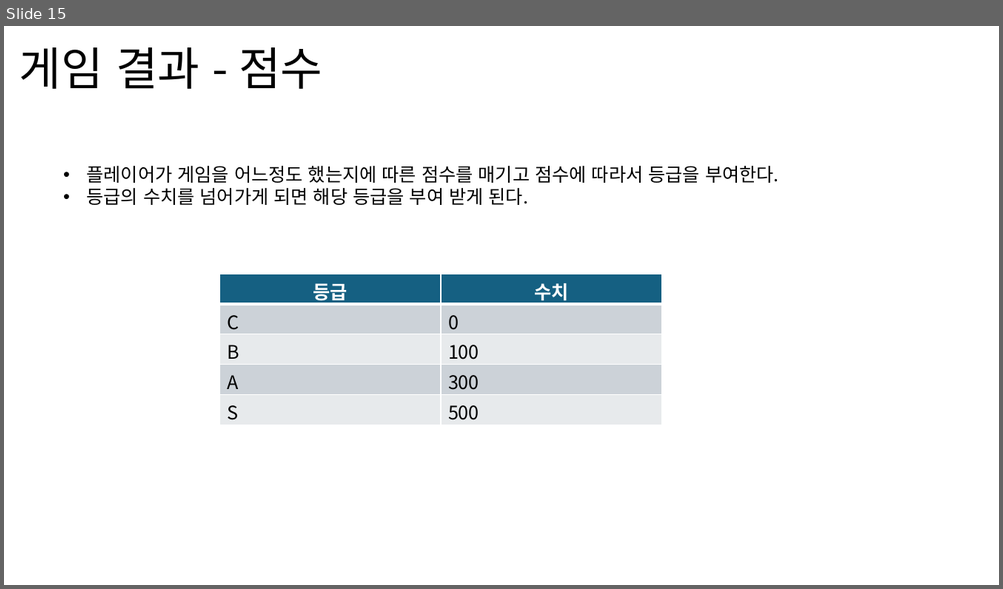
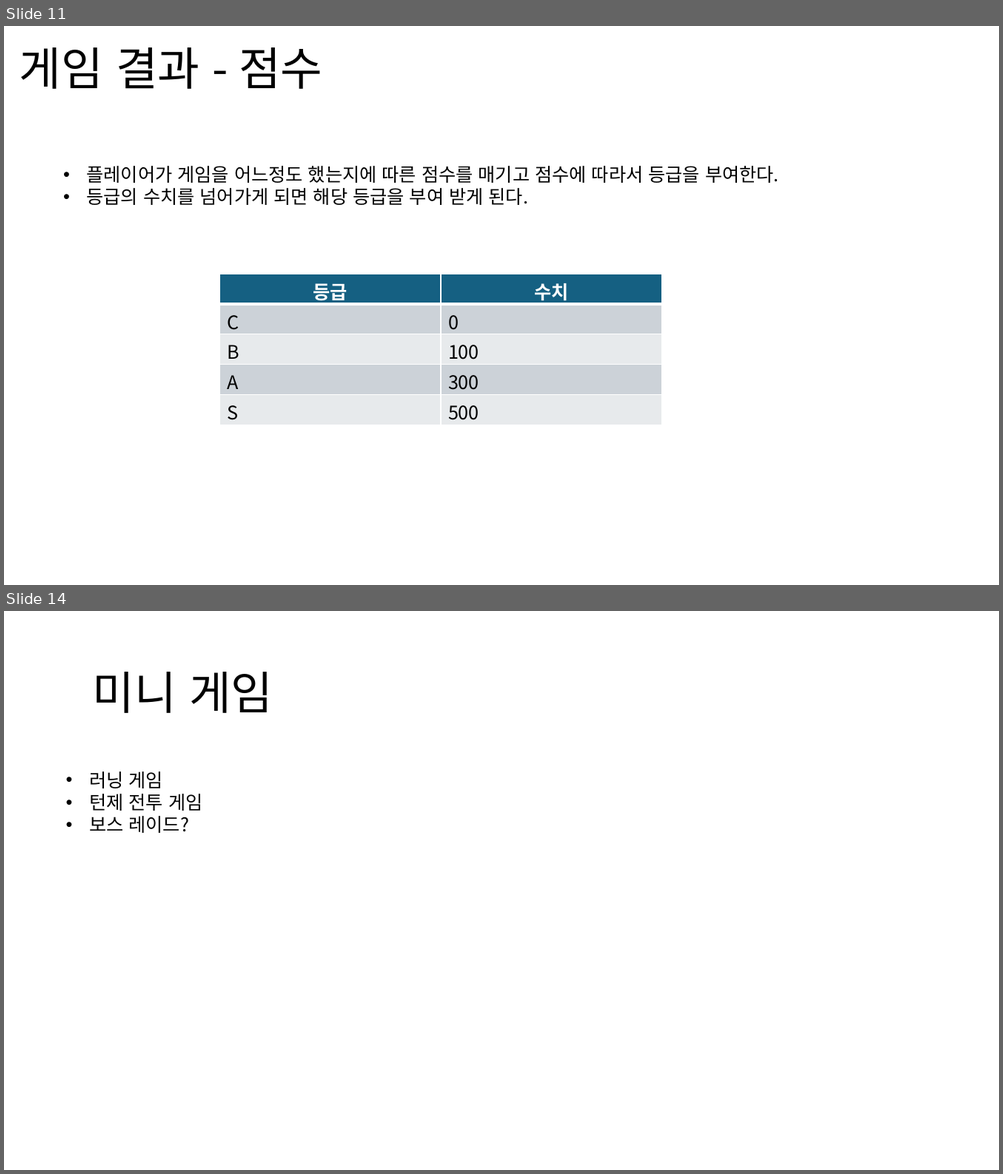
Before and after one commit to weariness00/Mandle_10Minute_Game, a slide deck: document/Please Leave me alone!.pptx. Shown one above the other, each under a label of ours: slide 15 before the commit, slides 11 and 14 after it; the slides between them are not shown. The pictures are 1003x589 and 1003x1174 pixels, drawn with LibreOffice and Linux fonts; fonts in the diff are those of the drawing. Boxes give left, top, right and bottom in pixels: in the first picture for what was removed or moved away, otherwise in the second. Text is boxed around its words. In the diff, an @@ line names an element or a change of style, - is before the commit and + after.

Commit message:
20250201_기획서_update
- 방해 이벤트 예시틀 작성
- 러닝게임(미니 게임) 작성 완료

```diff
--- a/document/Please Leave me alone!.pptx
+++ b/document/Please Leave me alone!.pptx
@@ slide 14 added at (x1=4, y1=611, x2=999, y2=1170), background #FFFFFF @@
@@ title added at (x1=93, y1=672, x2=273, y2=713), 44 pt, text #000000 @@
+미니 게임
@@ text added at (x1=89, y1=772, x2=202, y2=833), 18 pt, text #000000 @@
+• 러닝 게임
+• 턴제 전투 게임
+• 보스 레이드?
@@ what was slide 15 is now slide 11 @@
```
Also in this commit, not shown: 5 slides changed, 3 other slides added.
